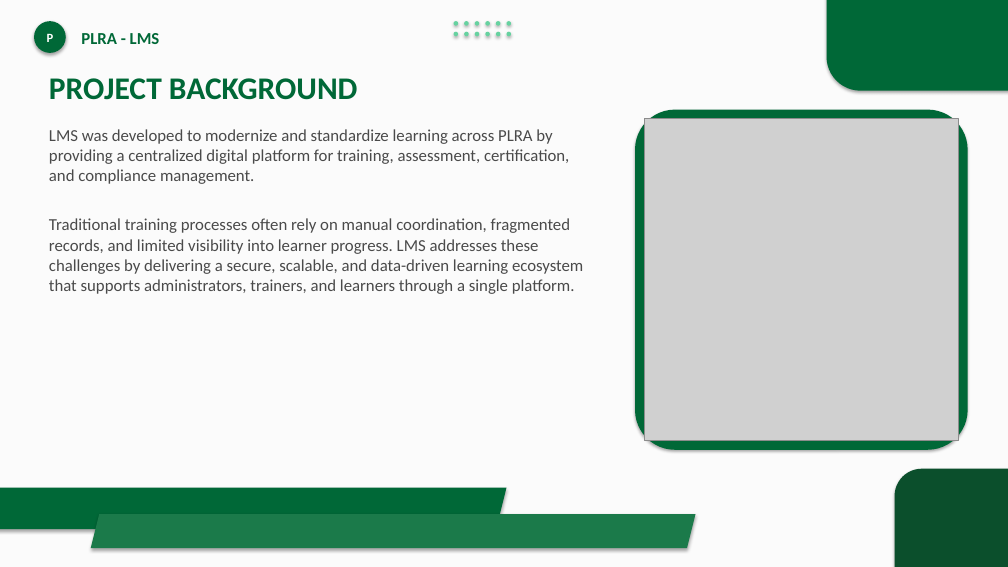
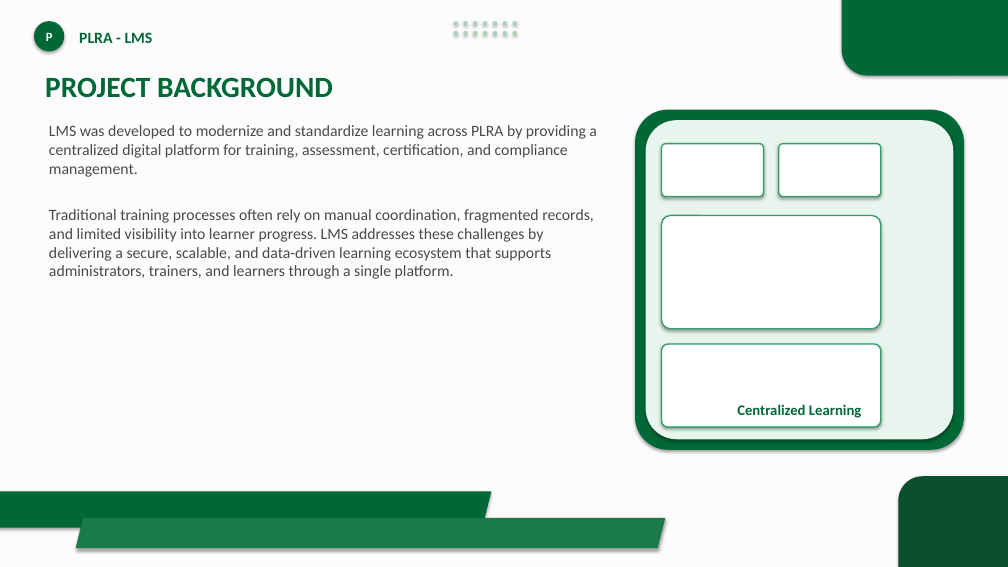
Before and after one commit to GulraizAhmed/GulraizAhmed, a slide deck: slide 3 of PLRA_LMS_Presentation.pptx. Drawn at 1008x567 pixels with LibreOffice and Linux fonts; fonts in the diff are those of the drawing; grey boxes stand for pictures. Boxes give left, top, right and bottom in pixels: in the first picture for what was removed or moved away, otherwise in the second. Text is boxed around its words. In the diff, an @@ line names an element or a change of style, - is before the commit and + after.

```diff
--- a/PLRA_LMS_Presentation.pptx
+++ b/PLRA_LMS_Presentation.pptx
@@ rectangle at <box>0,0,1008,567</box>: fill #FBFBFB to #FCFCFC @@
@@ ellipse "P" at <box>34,21,64,51</box>: less space between paragraphs @@
@@ text "PLRA - LMS" at <box>79,32,153,43</box>: size 16 to 15 pt; less space between paragraphs @@
@@ ellipse: place and size @@
-ellipse at <box>507,21,511,26</box>
+ellipse at <box>503,21,507,26</box>
@@ fill #66D2A0 to #A8D5B5 in 12 elements at <box>454,21,458,26</box>, <box>464,21,468,26</box>, <box>473,21,478,26</box>, <box>483,21,488,26</box>, <box>493,21,498,26</box>, <box>503,21,507,26</box>, <box>454,31,458,36</box>, <box>464,31,468,36</box>, <box>473,31,478,36</box>, <box>483,31,488,36</box>, <box>493,31,498,36</box>, <box>513,21,517,26</box> @@
@@ ellipse: place and size @@
-ellipse at <box>454,32,458,36</box>
+ellipse at <box>513,21,517,26</box>
@@ rounded rectangle: place and size @@
-rounded rectangle at <box>827,0,1008,91</box>
+rounded rectangle at <box>842,0,1008,76</box>
@@ rounded rectangle at <box>842,0,1008,76</box>: proportions changed @@
@@ 3 ellipses: place and size @@
-3 ellipses at <box>464,32,490,36</box>
+3 ellipses at <box>454,31,478,36</box>
@@ ellipse: place and size @@
-ellipse at <box>496,32,501,36</box>
+ellipse at <box>483,31,488,36</box>
@@ ellipse: place and size @@
-ellipse at <box>507,32,511,36</box>
+ellipse at <box>493,31,498,36</box>
@@ ellipse added at <box>503,31,507,36</box>, fill #A8D5B5 @@
@@ ellipse added at <box>513,31,517,36</box>, fill #A8D5B5 @@
@@ text "PROJECT BACKGROUND" at <box>45,77,333,98</box>: size 30 to 28 pt; less space between paragraphs @@
@@ text "LMS was developed to modernize ..." at <box>49,125,597,279</box>: size 16 to 15 pt; less space between paragraphs @@
@@ rounded rectangle at <box>635,110,964,450</box>: proportions changed @@
@@ rounded rectangle: place and size @@
-rounded rectangle at <box>635,110,968,450</box>
+rounded rectangle at <box>635,110,964,450</box>
@@ picture removed at <box>644,119,959,441</box> @@
@@ rounded rectangle added at <box>646,120,954,439</box>, fill #E8F5EE @@
@@ rounded rectangle added at <box>662,144,764,197</box>, fill #FFFFFF, outline #2F9E6B 1.25 pt @@
@@ rounded rectangle added at <box>779,144,881,197</box>, fill #FFFFFF, outline #2F9E6B 1.25 pt @@
@@ rounded rectangle added at <box>662,216,881,329</box>, fill #FFFFFF, outline #2F9E6B 1.25 pt @@
@@ rounded rectangle added at <box>662,344,881,427</box>, fill #FFFFFF, outline #2F9E6B 1.25 pt @@
@@ text added at <box>737,404,861,418</box>, 14 pt, text #006837, bold @@
+Centralized Learning
@@ rounded rectangle: place and size @@
-rounded rectangle at <box>895,469,1008,567</box>
+rounded rectangle at <box>898,476,1008,567</box>
@@ parallelogram: place and size @@
-parallelogram at <box>0,488,507,529</box>
+parallelogram at <box>0,492,492,528</box>
@@ parallelogram: place and size @@
-parallelogram at <box>91,514,696,548</box>
+parallelogram at <box>76,518,665,548</box>
```
Also in this commit, not shown: 17 other slides changed, 1 other file.
